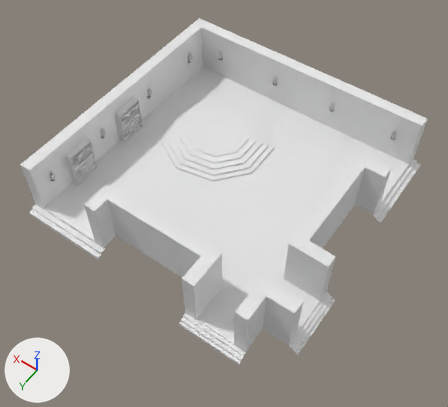
The glTF model Assets/3D/Base.glb: old version first, new version second.
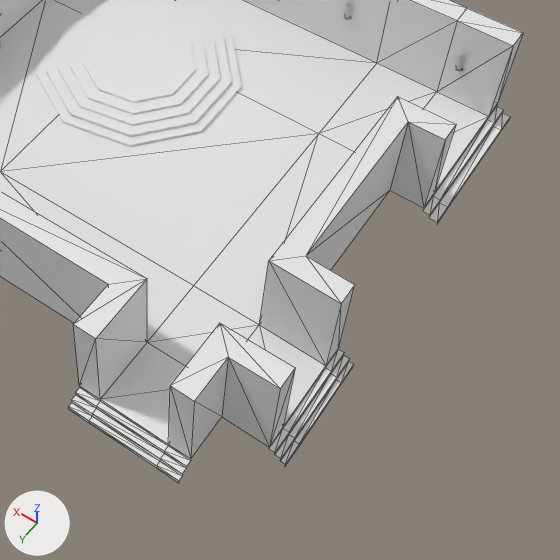
Each version appears first whole from a 50 mm camera at (-3.0, 4.65, 7.93) aimed at (0.74, -0.59, -0.31), and next in a close-up on the part from 32% to 100% of the width and 25% to 100% of the height. Arrows for +X, +Y and +Z are at lower left; the lights stay in place. The last two pictures show the newer version. The close-ups show mesh edges as thin lines. Vertices at exactly the same position are counted once.

In view in the first close-up: 'BaseCamp', 'BaseCampFurnitures'.
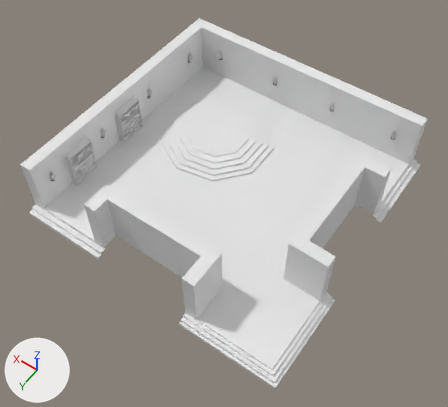
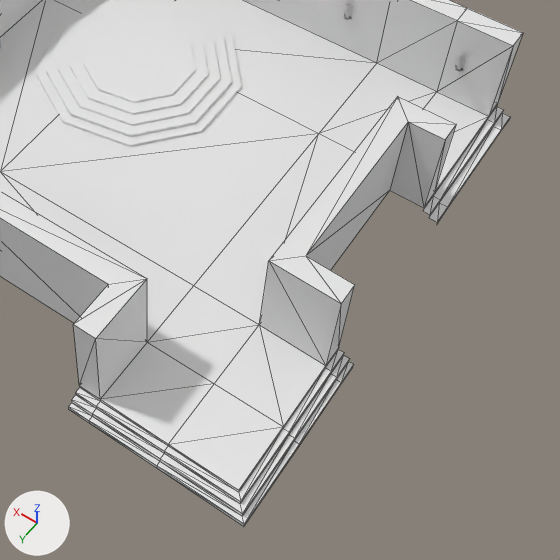
Diff of the bpy script that builds the scene:
```diff
--- a/Assets/3D/Base.glb.py
+++ b/Assets/3D/Base.glb.py
@@ me_plane_004 @@
 # used by ob_basecamp; location = (0.0, 0.0, 0.0)
-me_plane_004.from_pydata(...)  # 180 vertices, 282 faces; spans x -1.71..3.11, y -3.11..1.67, z -0.16..0.92
+me_plane_004.from_pydata(...)  # 165 vertices, 268 faces; spans x -1.71..3.11, y -3.11..1.67, z -0.16..0.92
+# me_plane_004 part 1
+# 23 vertices are removed from x -1.71..-0.93, y 0.9..1.67, z -0.15..0.92
+# 44 faces are deleted
+# 8 vertices are added at x -1.71..-1.56, y 1.52..1.67, z -0.15..0.0
+# 30 new faces join them
 me_plane_004.materials.append(mat_brick)
```

What differs and where, as boxes [x1, y1, x2, y2] in the close-ups (560 x 560 px; the box of a moved part takes in the faces that stretch with it):
'BaseCamp', reshaped: before [0, 0, 523, 483]; after [0, 0, 523, 527]
part 1 of me_plane_004, moved or reshaped: before [157, 323, 299, 483]; after [157, 384, 299, 527]
